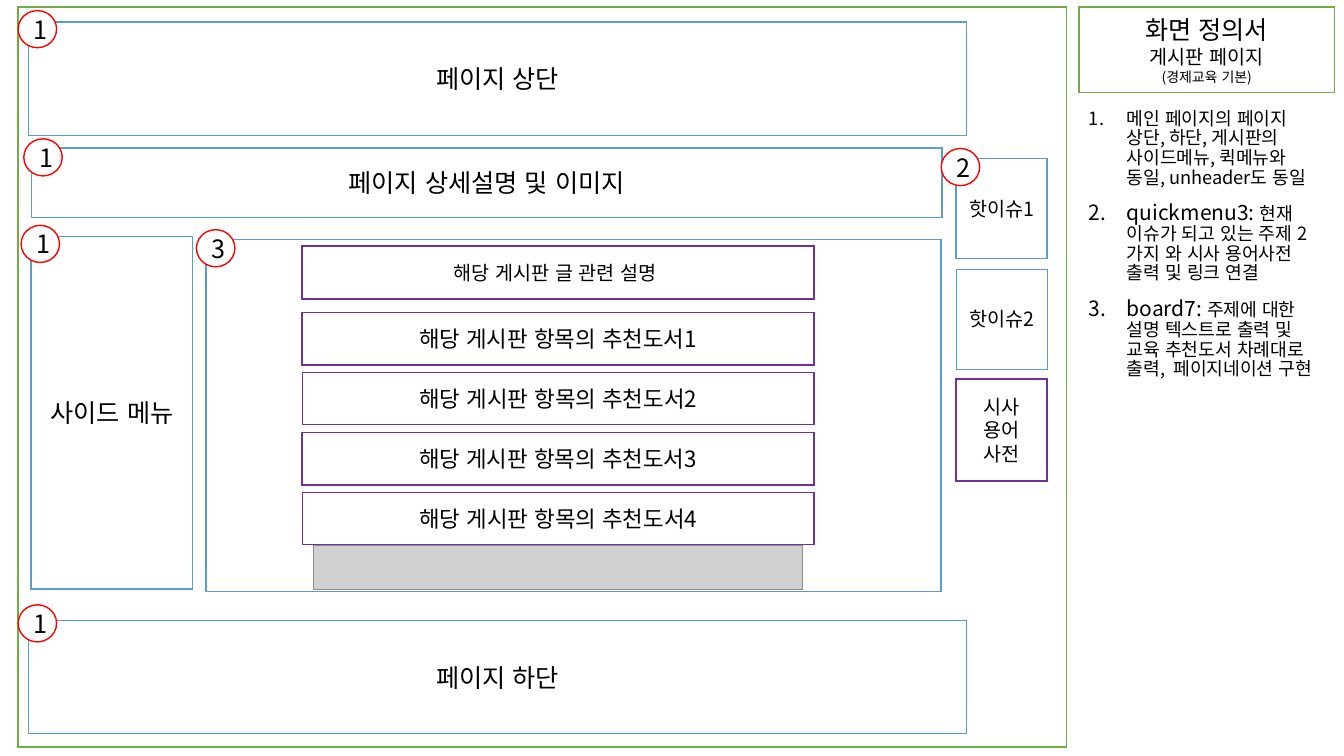
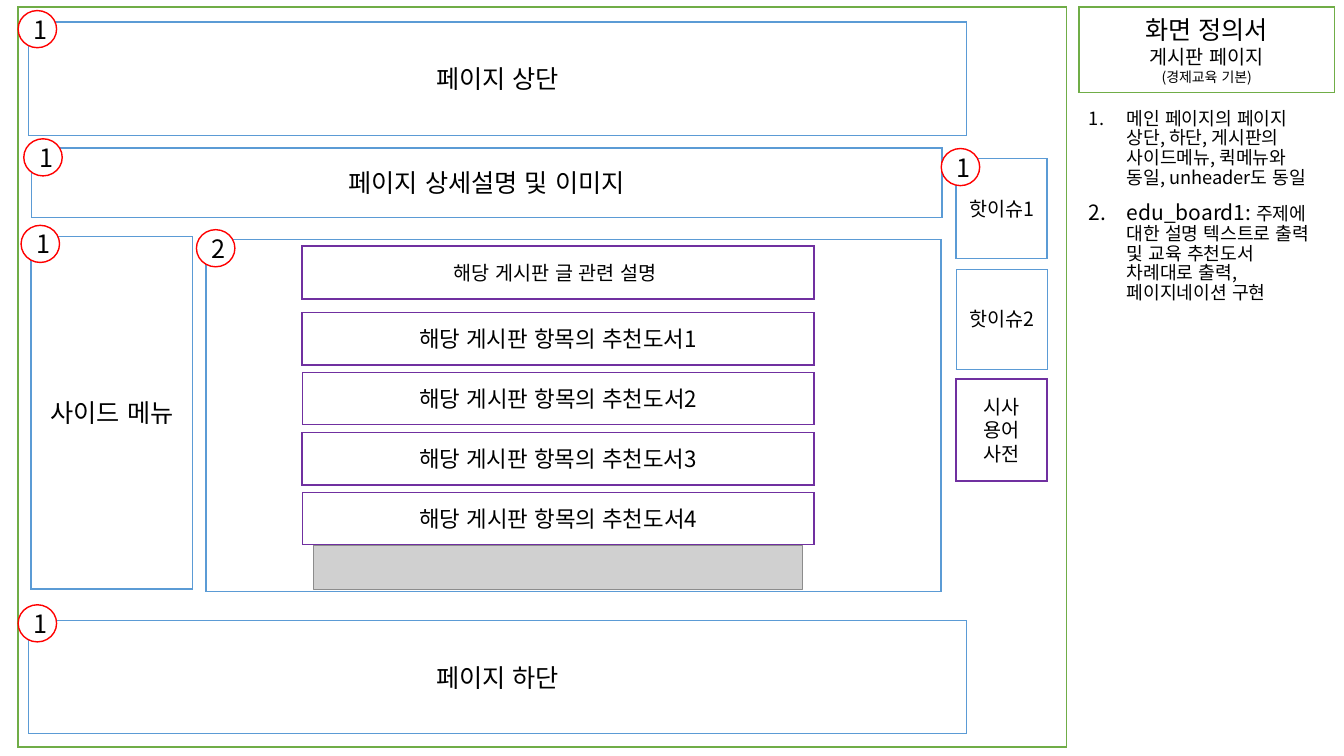
Before and after one commit to JSH970930/renewKDI, a slide deck: slide 12 of 응용SW프로젝트 화면정의서 1조.pptx (slide 10 before the commit). Drawn at 1344x756 pixels with LibreOffice and Linux fonts; fonts in the diff are those of the drawing; grey boxes stand for pictures. Boxes give left, top, right and bottom in pixels: in the first picture for what was removed or moved away, otherwise in the second. Text is boxed around its words. In the diff, an @@ line names an element or a change of style, - is before the commit and + after.

```diff
--- a/응용SW프로젝트 화면정의서 1조.pptx
+++ b/응용SW프로젝트 화면정의서 1조.pptx
@@ text in ellipse at box(957, 151, 971, 183): text changed @@
-2
+1
@@ text at box(1127, 203, 1309, 301): text changed @@
-2. quickmenu3: 현재 이슈가 되고 있는 주제 2가지 와 시사 용어사전 출력 및 링크 연결
-3. board7: 주제에 대한 설명 텍스트로 출력 및 교육 추천도서 차례대로 출력, 페이지네이션 구현
+2. edu_board1: 주제에 대한 설명 텍스트로 출력 및 교육 추천도서 차례대로 출력, 페이지네이션 구현
@@ text in ellipse at box(212, 232, 226, 264): text changed @@
-3
+2
```
Also in this commit, not shown: 8 other slides changed, 10 slides added.
